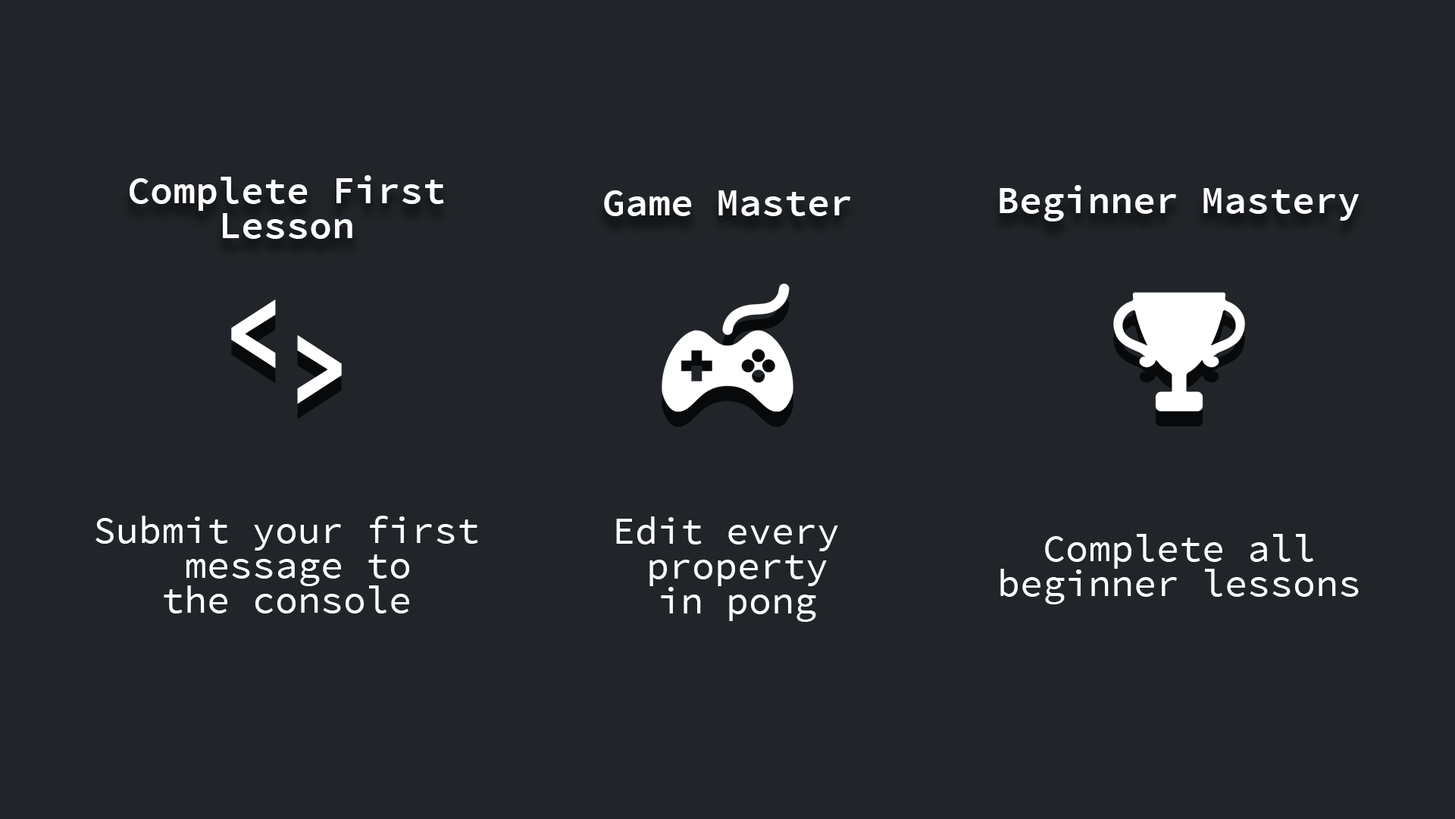
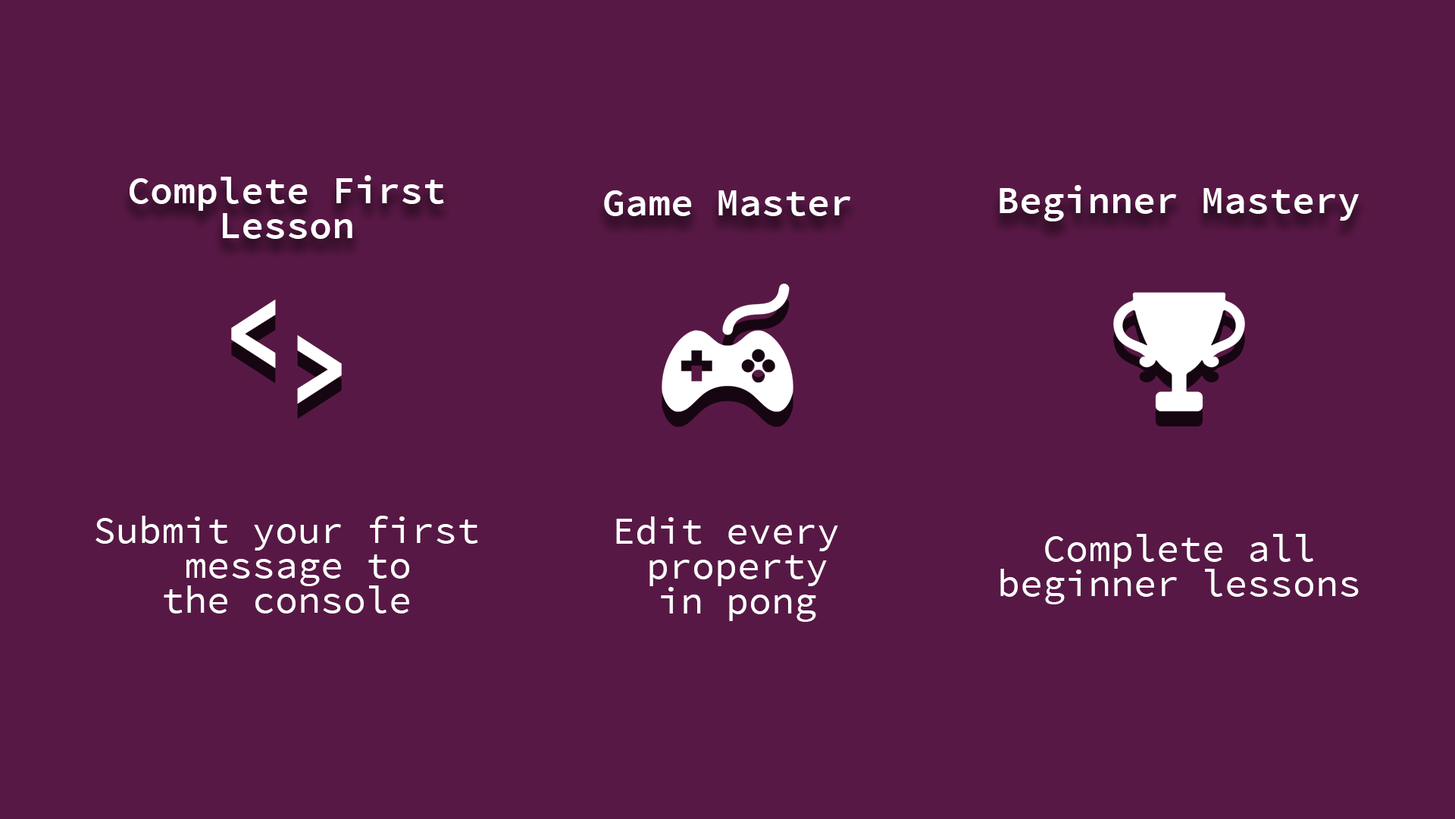
Layered file, before and after one edit (1455px x 819px). Changes by layer:
painted on "Background" over [0, 0, 1455, 819]
